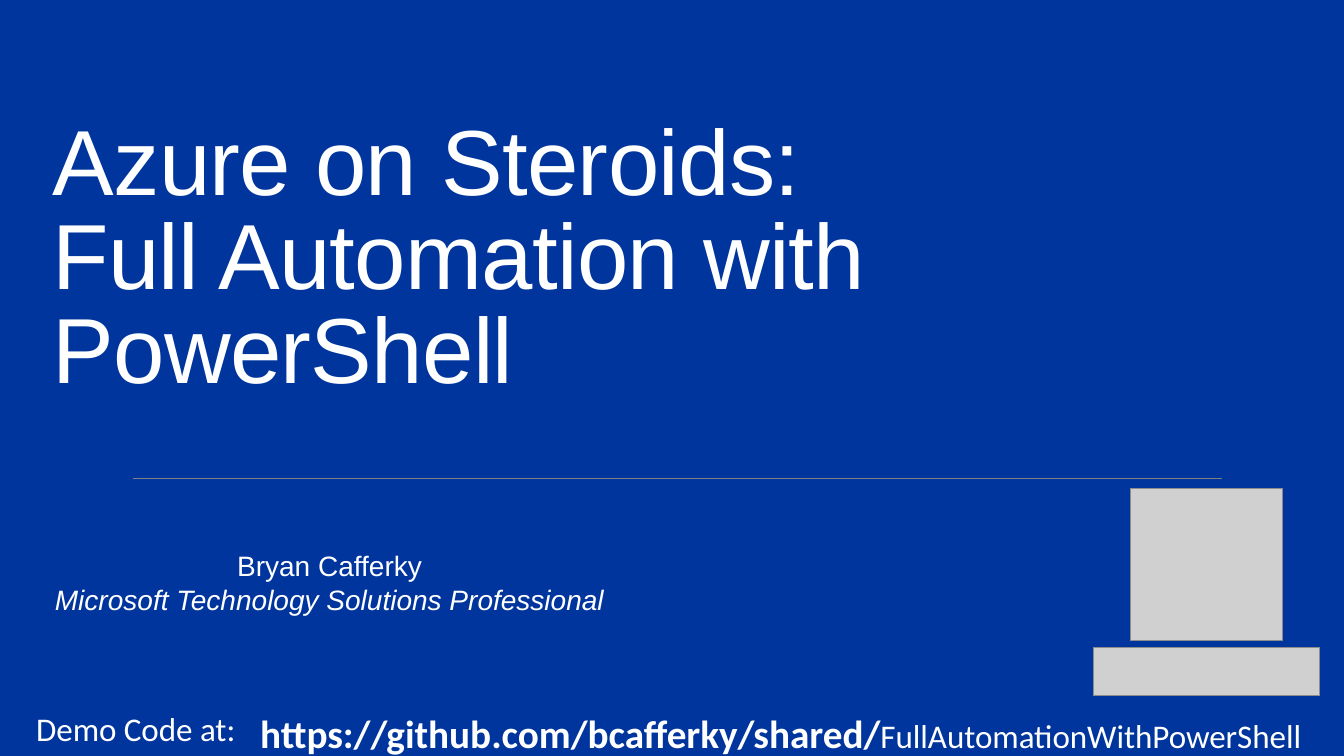
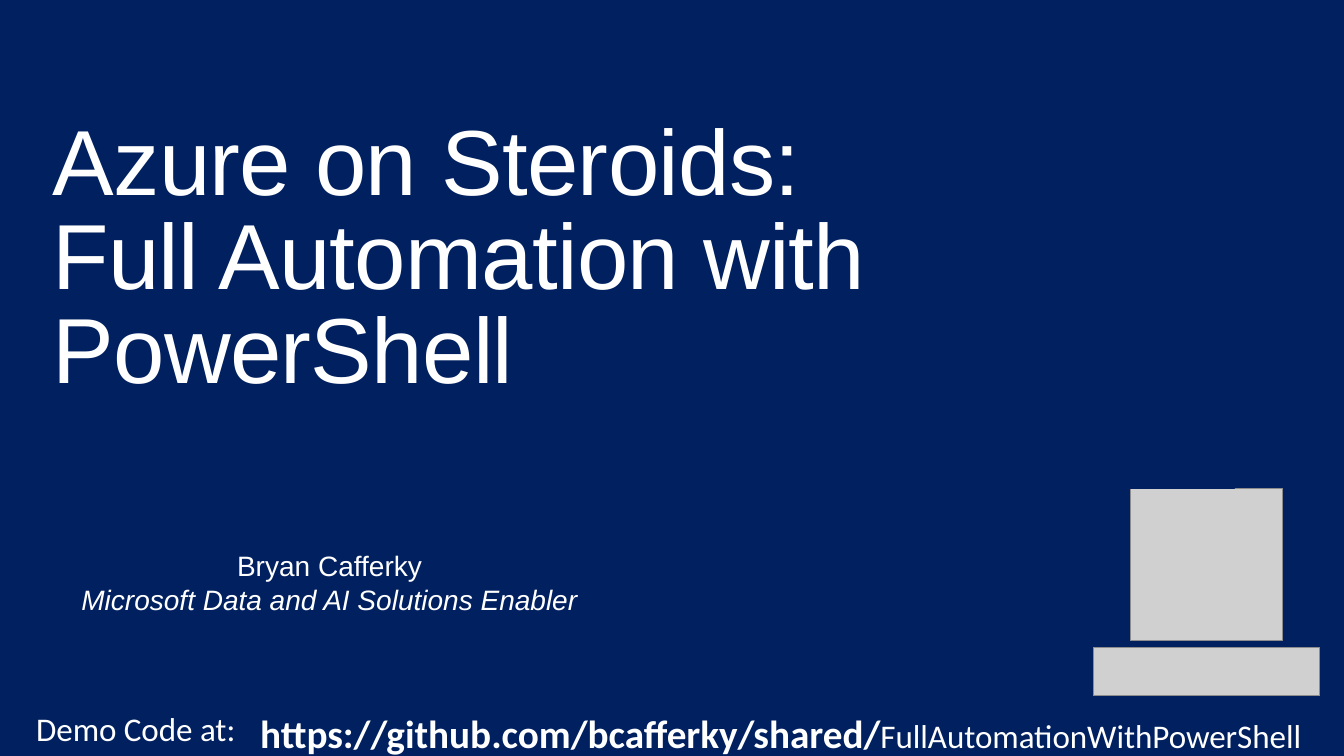
Before and after one commit to bcafferky/shared, a slide deck: slide 1 of FullAutomationWithPowerShell/PowerShellAzureFullAuto.pptx. Drawn at 1344x756 pixels with LibreOffice and Linux fonts; fonts in the diff are those of the drawing; grey boxes stand for pictures. Boxes give left, top, right and bottom in pixels: in the first picture for what was removed or moved away, otherwise in the second. Text is boxed around its words. In the diff, an @@ line names an element or a change of style, - is before the commit and + after.

```diff
--- a/FullAutomationWithPowerShell/PowerShellAzureFullAuto.pptx
+++ b/FullAutomationWithPowerShell/PowerShellAzureFullAuto.pptx
@@ background #00359E to #002060 @@
@@ rectangle added at [114, 469, 1234, 488], fill #002060, outline #002060 1.25 pt @@
@@ line removed from (133, 479) to (1222, 479) @@
@@ text "Bryan Cafferky": place and size @@
-text "Bryan Cafferky" at [55, 555, 603, 615]
+text "Bryan Cafferky" at [81, 555, 578, 611]
@@ text at [81, 589, 578, 611]: text changed @@
-Microsoft Technology Solutions Professional
+Microsoft Data and AI Solutions Enabler
@@ rectangle at [0, 690, 1344, 756]: fill #00359E to #002060; outline #00359E 1.25 pt to #002060 1.25 pt @@
```
Also in this commit, not shown: 40 other slides changed, 1 slide added, 2 slides removed, 36 other files.
